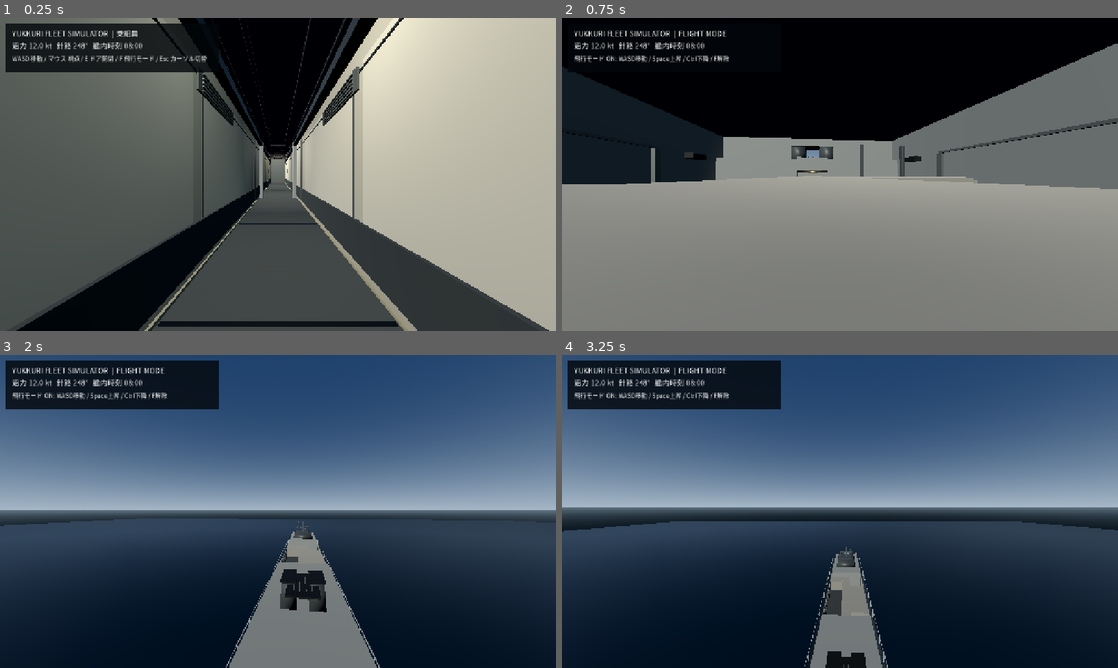
Above: before the commit, frames 1-4 (two rows, left to right).
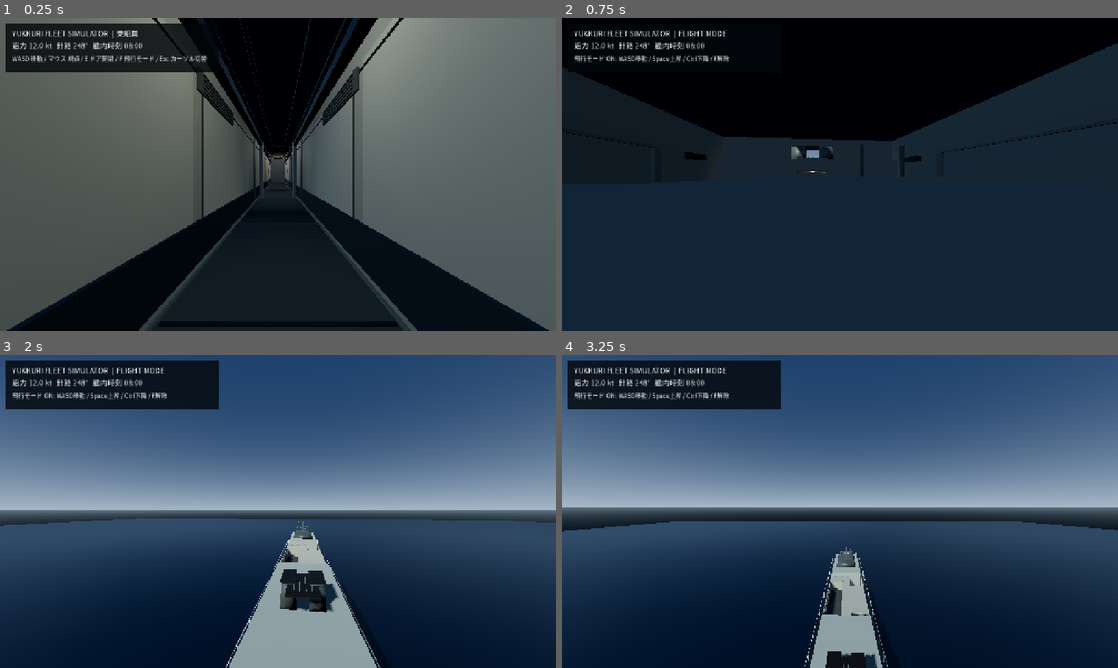
Above: after the commit, the same moments.

Repository: YukkuriP/Yukkuri-FPS-3
Game: Godot game, scene res://scenes/main.tscn
The game is run twice, just before and just after one commit, with the same random seed, the same clock (stepped at 60 frames per second) and the same inputs.
Inputs (mouse positions are in pixels of both pictures, inside the frame that each line leads up to):
- Up to frame 1 (0.25 s): no input
- Up to frame 2 (0.75 s): tap Enter at 0.5 s; move the mouse to (867, 174) at 0.52 s; hold Space (fleet_fly_up) from 0.53 s (still down); hold F (fleet_fly_toggle) from 0.53 s (still down); click (867, 174) at 0.67 s
- Up to frame 3 (2 s): keep holding Space (fleet_fly_up); move the mouse to (250, 511) at 1.27 s; release F (fleet_fly_toggle) at 1.28 s; tap E (fleet_interact) at 1.35 s
- Up to frame 4 (3.25 s): keep holding Space (fleet_fly_up); move the mouse to (851, 505) at 2.02 s; tap 1 at 2.1 s; move the mouse to (834, 517) at 2.77 s; tap 2 at 2.85 s; click (834, 517) at 2.92 s

The runs differ from the first frame. In frame 1, 51% of the frame differs, in the area x 1-100%, y 0-100%; in frame 2, 63%, in the area x 0-100%, y 8-100%; in frame 3, 5.8%; in frame 4, 2.6%.

Commit message:
Improve ship lighting and enable directional shadows

Diff:
--- a/scripts/main.gd
+++ b/scripts/main.gd
@@ -84,8 +84,9 @@
 	sm.sky_top_color=Color(0.12,0.25,0.42); sm.sky_horizon_color=Color(0.65,0.72,0.78)
 	sm.ground_bottom_color=Color(0.025,0.06,0.09); sm.ground_horizon_color=Color(0.38,0.46,0.52)
 	sky.sky_material=sm; env.sky=sky; env.ambient_light_source=Environment.AMBIENT_SOURCE_SKY
+	env.ambient_light_energy = 0.85
 	we.environment=env; add_child(we)
-	var sun:=DirectionalLight3D.new(); sun.rotation_degrees=Vector3(-32,-28,0); sun.light_energy=1.2; add_child(sun)
+	var sun:=DirectionalLight3D.new(); sun.rotation_degrees=Vector3(-32,-28,0); sun.light_energy=1.5; sun.light_color=Color(1.0,0.97,0.9); sun.shadow_enabled=true; add_child(sun)
 
 func _exterior() -> void:
 	var hull:=_material(Color(0.17,0.22,0.25),0.72,0.38)
